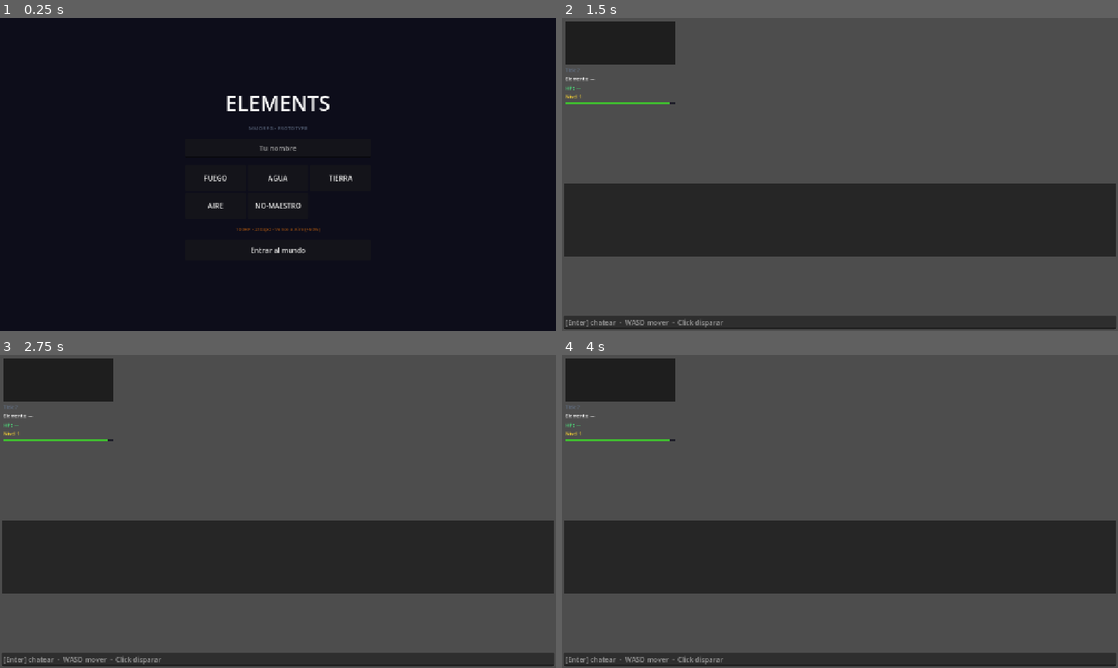
Above: before the commit, frames 1-4 (two rows, left to right).
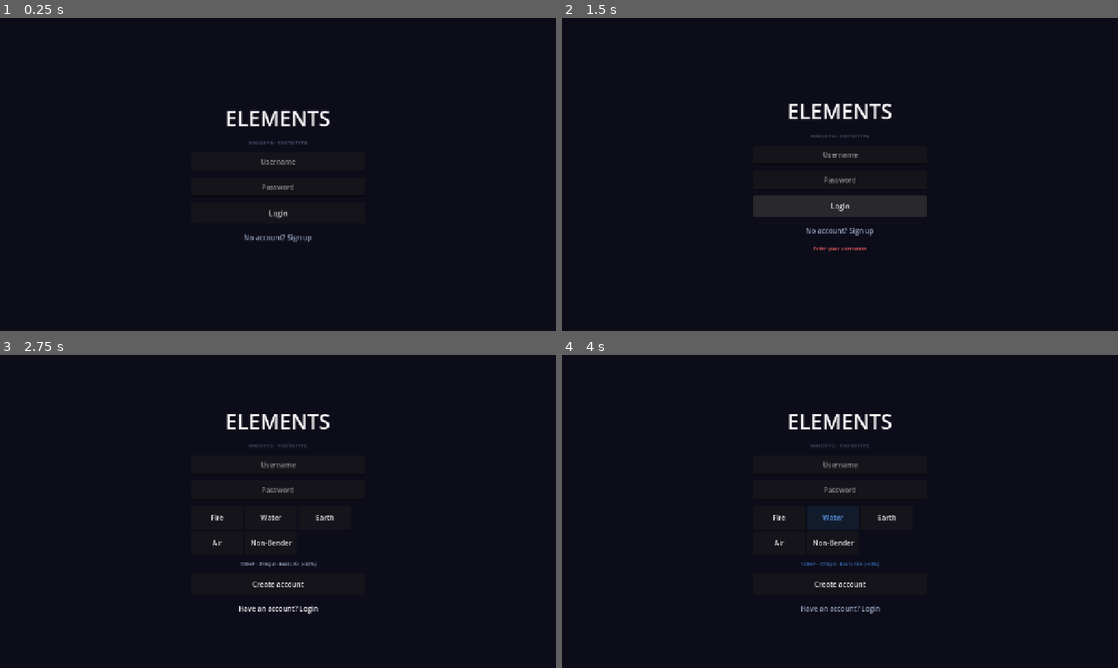
Above: after the commit, the same moments.

Repository: kvinng/elements
Game: Godot game, scene res://scenes/Lobby.tscn
Same seed, same stepped clock (60 frames per second), same inputs: the game is played once before the commit and once after it.
Inputs (mouse positions are in pixels of both pictures, inside the frame that each line leads up to):
- Up to frame 1 (0.25 s): no input
- Up to frame 2 (1.5 s): click (778, 177) at 0.5 s, where only the run before the commit has a clickable "FUEGO"; click "Entrar al mundo" (after the commit: "Login") at 1.25 s
- Up to frame 3 (2.75 s): click (278, 567) at 2 s, where only the run after the commit has a clickable "No account? Sign up"
- Up to frame 4 (4 s): click (778, 517) at 2.75 s, where only the run after the commit has a clickable "Fire"; click (834, 517) at 3.5 s, where only the run after the commit has a clickable "Water"

The runs differ from the first frame. In frame 1, 2.0% of the frame differs, in the area x 36-64%, y 24-76%; in frame 2, 94%, in the area x 0-100%, y 0-100%; in frame 3, 92%; in frame 4, 92%.

Commit message:
feat: persistencia SQLite, auth REST+JWT, i18n y nivel sobre nombre
Servidor:
- store.PlayerStore (interfaz swappable SQLite→PostgreSQL, bcrypt)
- REST auth: POST /api/auth/register y /api/auth/login → JWT 7 días
- WS auth: GET /ws?token=<jwt> — validado antes del upgrade HTTP
- Token minimal (solo playerID); state fresco de DB en cada conexión
- Multi-server: comparten DB_DSN + JWT_SECRET; migración a clave
  asimétrica sin cambios en game servers
- api.go devuelve error_code (máquina), nunca strings en ningún idioma
- SpawnRequest acepta Level+XP para restaurar progreso al reconectar
- Dockerfile multi-stage + docker-compose.yml

Cliente Godot:
- Lobby: toggle login/registro, elemento solo visible al registrar,
  error label rojo, HTTP auth antes de abrir WebSocket
- Network: login()/register() HTTP → JWT → connect_ws(?token=)
- Game: nivel en dorado (Lv.N) encima del nombre (estilo Tibia/Diablo)
- i18n: i18n/es.po + en.po, tr("KEY") en todos los strings visibles;
  añadir idioma = un .po nuevo sin tocar el código

Co-Authored-By: Claude Sonnet 4.6 <noreply@anthropic.com>

Diff:
--- a/client/project.godot
+++ b/client/project.godot
@@ -6,6 +6,11 @@
 [autoload]
 
 Network="*res://scripts/Network.gd"
+
+[internationalization]
+
+locale/translations=PackedStringArray("res://i18n/es.po", "res://i18n/en.po")
+locale/fallback="es"
 
 [application]
 
--- a/client/scenes/Lobby.tscn
+++ b/client/scenes/Lobby.tscn
@@ -24,11 +24,11 @@
 anchor_right = 0.5
 anchor_bottom = 0.5
 offset_left = -200.0
-offset_top = -250.0
+offset_top = -300.0
 offset_right = 200.0
-offset_bottom = 250.0
+offset_bottom = 300.0
 alignment = 1
-theme_override_constants/separation = 16
+theme_override_constants/separation = 14
 
 [node name="Title" type="Label" parent="VBox"]
 layout_mode = 2
@@ -47,9 +47,17 @@
 [node name="NameInput" type="LineEdit" parent="VBox"]
 layout_mode = 2
 custom_minimum_size = Vector2(0, 44)
-placeholder_text = "Tu nombre"
+placeholder_text = "Nombre de usuario"
 alignment = 1
 max_length = 16
+
+[node name="PasswordInput" type="LineEdit" parent="VBox"]
+layout_mode = 2
+custom_minimum_size = Vector2(0, 44)
+placeholder_text = "Contraseña"
+alignment = 1
+max_length = 64
+secret = true
 
 [node name="ElementGrid" type="GridContainer" parent="VBox"]
 layout_mode = 2
@@ -66,4 +74,20 @@
 [node name="EnterBtn" type="Button" parent="VBox"]
 layout_mode = 2
 custom_minimum_size = Vector2(0, 48)
-text = "Entrar al mundo"
+text = "Iniciar sesión"
+
+[node name="ModeBtn" type="Button" parent="VBox"]
+layout_mode = 2
+custom_minimum_size = Vector2(0, 36)
+text = "¿No tienes cuenta? Regístrate"
+flat = true
+theme_override_colors/font_color = Color(0.580, 0.635, 0.722, 1)
+
+[node name="ErrorLabel" type="Label" parent="VBox"]
+layout_mode = 2
+text = ""
+horizontal_alignment = 1
+theme_override_font_sizes/font_size = 12
+theme_override_colors/font_color = Color(0.973, 0.380, 0.380, 1)
+autowrap_mode = 3
+visible = false
--- a/client/scripts/Game.gd
+++ b/client/scripts/Game.gd
@@ -13,7 +13,13 @@
 	Color(0.639, 0.898, 0.208),   # Earth — verde lima
 	Color(0.886, 0.910, 0.941),   # Air   — blanco
 ]
-const EL_NAME := ["No-Maestro", "Fuego", "Agua", "Tierra", "Aire"]
+# Claves de traducción indexadas por ElementType (0=None … 4=Air).
+const EL_NAME_KEY := ["EL_NONE", "EL_FIRE", "EL_WATER", "EL_EARTH", "EL_AIR"]
+
+func _el_name(el: int) -> String:
+	if el < EL_NAME_KEY.size():
+		return tr(EL_NAME_KEY[el])
+	return "?"
 
 # Tileset: decorative_cracks_walls.png (16px, 8 cols × 32 rows).
 # Suelo: tile (5,9) — centro_lum=243, el más brillante del atlas.
@@ -191,10 +197,10 @@
 
 func _on_connected(entity_id: int, player_name: String) -> void:
 	_my_id = entity_id
-	_add_chat_line("Sistema", "Conectado como %s (#%d)" % [player_name, entity_id])
+	_add_chat_line(tr("CHAT_SYSTEM"), tr("CHAT_WELCOME") % [player_name, entity_id])
 
 func _on_disconnected() -> void:
-	_add_chat_line("Sistema", "Desconectado del servidor.")
+	_add_chat_line(tr("CHAT_SYSTEM"), tr("CHAT_DISCONNECTED"))
 
 func _create_entity_node(id: int, kind: int) -> Node2D:
 	var node := Node2D.new()
@@ -253,13 +259,13 @@
 			spr.modulate = col
 
 	if is_me:
-		hp_label.text     = "HP: %d/%d" % [hp, max_hp]
-		el_label.text     = EL_NAME[el_idx] if el_idx < EL_NAME.size() else "?"
+		hp_label.text     = tr("HUD_HP") % [hp, max_hp]
+		el_label.text     = _el_name(el_idx)
 		el_label.modulate = EL_COLOR[el_idx] if el_idx < EL_COLOR.size() else Color.WHITE
-		var lv: int     = int(e.get("level",   1))
-		var xp: int     = int(e.get("xp",      0))
+		var lv: int      = int(e.get("level",   1))
+		var xp: int      = int(e.get("xp",      0))
 		var xp_next: int = int(e.get("xp_next", 50))
-		lv_label.text = "Nivel %d" % lv
+		lv_label.text = tr("HUD_LEVEL") % lv
 		var ratio := clampf(float(xp) / float(max(xp_next, 1)), 0.0, 1.0)
 		xp_bar_fill.size.x = xp_bar_bg.size.x * ratio
 
@@ -275,13 +281,18 @@
 	var color: Color = EL_COLOR[el] if el < EL_COLOR.size() else Color.WHITE
 
 	match kind:
-		0:  # Jugador — nombre y HP bar encima del sprite
+		0:  # Jugador — nivel arriba, nombre abajo, HP bar al fondo
 			var font := ThemeDB.fallback_font
-			var label: String = ename + " [" + (EL_NAME[el] if el < EL_NAME.size() else "?") + "]"
-			node.draw_string(font, Vector2(-32, -PLAYER_R - 22), label,
-					HORIZONTAL_ALIGNMENT_LEFT, -1, 9,
+			var lv: int = node.get_meta("lv", 1)
+			# Nivel (oro) — línea superior, centrado
+			node.draw_string(font, Vector2(0, -PLAYER_R - 30), tr("HUD_LV_SHORT") % lv,
+					HORIZONTAL_ALIGNMENT_CENTER, -1, 8,
+					Color(1.0, 0.85, 0.2))
+			# Nombre — línea inferior, blanco si soy yo, color del elemento si es otro
+			node.draw_string(font, Vector2(0, -PLAYER_R - 20), ename,
+					HORIZONTAL_ALIGNMENT_CENTER, -1, 9,
 					Color.WHITE if is_me else color)
-			_draw_hp_bar(node, PLAYER_R + 8.0, hp, max_hp)
+			_draw_hp_bar(node, PLAYER_R + 12.0, hp, max_hp)
 
 		1:  # Proyectil — cuerpo procedural
 			var R := 5.0 if el != 3 else 8.0
@@ -291,8 +302,8 @@
 		2:  # Mob — HP bar y nivel
 			var mob_lv: int = node.get_meta("lv", 1)
 			var font := ThemeDB.fallback_font
-			node.draw_string(font, Vector2(-8, -PLAYER_R - 22),
-					"Lv%d" % mob_lv, HORIZONTAL_ALIGNMENT_LEFT, -1, 9, color)
+			node.draw_string(font, Vector2(0, -PLAYER_R - 22),
+					tr("HUD_LV_SHORT") % mob_lv, HORIZONTAL_ALIGNMENT_CENTER, -1, 9, color)
 			_draw_hp_bar(node, PLAYER_R + 8.0, hp, max_hp)
 
 		3:  # Item — orbe verde animado
--- a/client/scripts/Lobby.gd
+++ b/client/scripts/Lobby.gd
@@ -1,53 +1,102 @@
-## Lobby.gd — Pantalla de selección de nombre y elemento.
+## Lobby.gd — Login / Registro antes de entrar al juego.
 extends Control
 
+# Datos por elemento: color para UI + clave de traducción para nombre y descripción.
+# Añadir idiomas solo requiere editar los .po, no este código.
 const ELEMENTS := {
-	"fire":  {"label": "FUEGO",      "color": Color(0.976, 0.451, 0.086), "desc": "100HP · 210spd · Vence a Aire (+50%)"},
-	"water": {"label": "AGUA",       "color": Color(0.376, 0.647, 0.980), "desc": "130HP · 170spd · Vence a Fuego (+50%)"},
-	"earth": {"label": "TIERRA",     "color": Color(0.639, 0.898, 0.208), "desc": "160HP · 140spd · Vence a Agua (+50%)"},
-	"air":   {"label": "AIRE",       "color": Color(0.886, 0.910, 0.941), "desc": "70HP · 270spd · Triple disparo · Vence a Tierra (+50%)"},
-	"none":  {"label": "NO-MAESTRO", "color": Color(0.753, 0.518, 0.988), "desc": "100HP · 200spd · Sin ventaja elemental"},
+	"fire":  {"key": "EL_FIRE",  "desc_key": "EL_FIRE_DESC",  "color": Color(0.976, 0.451, 0.086)},
+	"water": {"key": "EL_WATER", "desc_key": "EL_WATER_DESC", "color": Color(0.376, 0.647, 0.980)},
+	"earth": {"key": "EL_EARTH", "desc_key": "EL_EARTH_DESC", "color": Color(0.639, 0.898, 0.208)},
+	"air":   {"key": "EL_AIR",   "desc_key": "EL_AIR_DESC",   "color": Color(0.886, 0.910, 0.941)},
+	"none":  {"key": "EL_NONE",  "desc_key": "EL_NONE_DESC",  "color": Color(0.753, 0.518, 0.988)},
 }
 
+var _mode := "login"       # "login" | "register"
 var _selected_element := "fire"
+var _busy := false
 
-@onready var name_input:   LineEdit = $VBox/NameInput
-@onready var detail_label: Label    = $VBox/DetailLabel
-@onready var enter_btn:    Button   = $VBox/EnterBtn
+@onready var name_input:   LineEdit      = $VBox/NameInput
+@onready var pass_input:   LineEdit      = $VBox/PasswordInput
 @onready var el_grid:      GridContainer = $VBox/ElementGrid
+@onready var detail_label: Label         = $VBox/DetailLabel
+@onready var enter_btn:    Button        = $VBox/EnterBtn
+@onready var mode_btn:     Button        = $VBox/ModeBtn
+@onready var error_label:  Label         = $VBox/ErrorLabel
 
 func _ready() -> void:
+	name_input.placeholder_text = tr("LOBBY_NAME_PLACEHOLDER")
+	pass_input.placeholder_text = tr("LOBBY_PASS_PLACEHOLDER")
 	_build_element_buttons()
 	enter_btn.pressed.connect(_on_enter)
+	mode_btn.pressed.connect(_toggle_mode)
 	name_input.text_submitted.connect(func(_t): _on_enter())
-	_update_detail()
+	pass_input.text_submitted.connect(func(_t): _on_enter())
+	Network.auth_success.connect(_on_auth_success)
+	Network.auth_failed.connect(_on_auth_failed)
+	_apply_mode()
 
 func _build_element_buttons() -> void:
 	for key in ELEMENTS:
 		var info = ELEMENTS[key]
 		var btn := Button.new()
-		btn.text = info["label"]
-		btn.custom_minimum_size = Vector2(140, 60)
+		btn.text = tr(info["key"])
+		btn.custom_minimum_size = Vector2(120, 54)
 		btn.pressed.connect(_select_element.bind(key, btn))
 		btn.set_meta("el_key", key)
 		el_grid.add_child(btn)
 
 func _select_element(key: String, btn: Button) -> void:
 	_selected_element = key
-	# Reset all button modulate
 	for child in el_grid.get_children():
 		child.modulate = Color.WHITE
 	btn.modulate = ELEMENTS[key]["color"]
-	_update_detail()
+	detail_label.text = tr(ELEMENTS[key]["desc_key"])
+	detail_label.modulate = ELEMENTS[key]["color"]
 
-func _update_detail() -> void:
-	var info = ELEMENTS[_selected_element]
-	detail_label.text = info["desc"]
-	detail_label.modulate = info["color"]
+func _toggle_mode() -> void:
+	_mode = "register" if _mode == "login" else "login"
+	_apply_mode()
+
+func _apply_mode() -> void:
+	var is_register := _mode == "register"
+	el_grid.visible      = is_register
+	detail_label.visible = is_register
+	if is_register:
+		detail_label.text = tr(ELEMENTS[_selected_element]["desc_key"])
+	enter_btn.text = tr("LOBBY_BTN_REGISTER") if is_register else tr("LOBBY_BTN_LOGIN")
+	mode_btn.text  = tr("LOBBY_TOGGLE_TO_LOGIN") if is_register else tr("LOBBY_TOGGLE_TO_REGISTER")
+	error_label.visible = false
+	error_label.text = ""
 
 func _on_enter() -> void:
+	if _busy:
+		return
 	var player_name := name_input.text.strip_edges()
+	var password    := pass_input.text
 	if player_name.is_empty():
-		player_name = "Aventurero"
-	Network.connect_to_server(player_name, _selected_element)
+		_show_error(tr("LOBBY_ERR_NAME_EMPTY"))
+		return
+	if password.is_empty():
+		_show_error(tr("LOBBY_ERR_PASS_EMPTY"))
+		return
+	_busy = true
+	enter_btn.disabled = true
+	error_label.visible = false
+
+	if _mode == "login":
+		Network.login(player_name, password)
+	else:
+		Network.register(player_name, password, _selected_element)
+
+func _on_auth_success(_player_data: Dictionary) -> void:
+	Network.connect_ws()
 	get_tree().change_scene_to_file("res://scenes/Game.tscn")
+
+func _on_auth_failed(error: String) -> void:
+	_busy = false
+	enter_btn.disabled = false
+	_show_error(error)
+
+func _show_error(msg: String) -> void:
+	error_label.text = msg
+	error_label.visible = true
--- a/client/scripts/Network.gd
+++ b/client/scripts/Network.gd
@@ -1,30 +1,88 @@
-## Network.gd — Autoload singleton que gestiona la conexión WebSocket con el servidor Go.
-## Emite señales que el resto de escenas escuchan; nunca bloquea.
+## Network.gd — Autoload singleton. Gestiona auth REST y la conexión WebSocket.
 extends Node
 
-signal connected(entity_id: int, name: String)
+signal auth_success(player_data: Dictionary)
+signal auth_failed(error: String)
+signal connected(entity_id: int, player_name: String)
 signal snapshot_received(entities: Array)
 signal map_received(data: Dictionary)
-signal chat_received(entity_id: int, name: String, text: String)
+signal chat_received(entity_id: int, player_name: String, text: String)
 signal disconnected()
 
-const SERVER_URL := "ws://localhost:8080/ws"
+const BASE_URL := "http://localhost:8080"
+const WS_URL   := "ws://localhost:8080/ws"
 
-var _ws := WebSocketPeer.new()
+# Mapeo error_code del servidor → clave de tr().
+# Añadir aquí cualquier código nuevo que el servidor devuelva.
+const ERROR_CODE_KEY := {
+	"name_taken":       "ERR_NAME_TAKEN",
+	"bad_credentials":  "ERR_BAD_CREDENTIALS",
+	"invalid_request":  "ERR_INVALID_REQUEST",
+	"internal_error":   "ERR_INTERNAL_ERROR",
+}
+
+var _ws    := WebSocketPeer.new()
 var _state := WebSocketPeer.STATE_CLOSED
-var _seq := 0
+var _seq   := 0
+var _token := ""
 
-# Conecta al servidor con nombre y elemento elegido en el lobby.
-func connect_to_server(player_name: String, element: String) -> void:
-	var url = "%s?name=%s&element=%s" % [SERVER_URL, player_name.uri_encode(), element]
-	var err = _ws.connect_to_url(url)
+# ── Auth REST ─────────────────────────────────────────────────────────────────
+
+func login(player_name: String, password: String) -> void:
+	_post("/api/auth/login",
+		{"name": player_name, "password": password},
+		_on_auth_response)
+
+func register(player_name: String, password: String, element: String) -> void:
+	_post("/api/auth/register",
+		{"name": player_name, "password": password, "element": element},
+		_on_auth_response)
+
+func _post(path: String, body: Dictionary, callback: Callable) -> void:
+	var http := HTTPRequest.new()
+	add_child(http)
+	http.request_completed.connect(callback.bind(http))
+	var err := http.request(
+		BASE_URL + path,
+		["Content-Type: application/json"],
+		HTTPClient.METHOD_POST,
+		JSON.stringify(body)
+	)
+	if err != OK:
+		http.queue_free()
+		emit_signal("auth_failed", tr("ERR_CONNECT_FAILED"))
+
+func _on_auth_response(result: int, response_code: int, _headers: PackedStringArray,
+		body: PackedByteArray, http: HTTPRequest) -> void:
+	http.queue_free()
+	if result != HTTPRequest.RESULT_SUCCESS:
+		emit_signal("auth_failed", tr("ERR_NETWORK"))
+		return
+	var data = JSON.parse_string(body.get_string_from_utf8())
+	if data == null:
+		emit_signal("auth_failed", tr("ERR_INVALID_RESPONSE"))
+		return
+	if response_code >= 400:
+		var code: String = data.get("error_code", "")
+		var tr_key: String = ERROR_CODE_KEY.get(code, "ERR_UNKNOWN")
+		emit_signal("auth_failed", tr(tr_key))
+		return
+	_token = data.get("token", "")
+	emit_signal("auth_success", data)
+
+# ── WebSocket ─────────────────────────────────────────────────────────────────
+
+func connect_ws() -> void:
+	if _token.is_empty():
+		push_error("Network: connect_ws llamado sin token")
+		return
+	var err = _ws.connect_to_url(WS_URL + "?token=" + _token.uri_encode())
 	if err != OK:
 		push_error("WebSocket connect error: %d" % err)
 
 func disconnect_from_server() -> void:
 	_ws.close()
 
-# Llamar cada frame para procesar mensajes entrantes.
 func _process(_delta: float) -> void:
 	_ws.poll()
 	var new_state = _ws.get_ready_state()
@@ -57,20 +115,21 @@
 				int(msg.get("entity_id", 0)),
 				msg.get("name", ""),
 				msg.get("text", ""))
+		"error":
+			push_error("Server error: " + msg.get("text", ""))
 
-# ── Envío de mensajes ─────────────────────────────────────────────────────────
+# ── Envío ─────────────────────────────────────────────────────────────────────
 
 func send_input(move_x: float, move_y: float, firing: bool, aim_x: float, aim_y: float) -> void:
 	if _ws.get_ready_state() != WebSocketPeer.STATE_OPEN:
 		return
 	_seq += 1
-	var msg := {
+	_ws.send_text(JSON.stringify({
 		"type": "input", "seq": _seq,
 		"move_x": move_x, "move_y": move_y,
 		"fire": firing,
 		"aim_x": aim_x, "aim_y": aim_y,
-	}
-	_ws.send_text(JSON.stringify(msg))
+	}))
 
 func send_chat(text: String) -> void:
 	if _ws.get_ready_state() != WebSocketPeer.STATE_OPEN:
Not shown, added: client/i18n/en.po
Not shown, added: client/i18n/es.po
Not shown, added: docker-compose.yml
Not shown, added: server/Dockerfile
Not shown, changed: server/cmd/server/main.go
Not shown, changed: server/go.mod
Not shown, changed: server/go.sum
Not shown, added: server/internal/auth/auth.go
Not shown, added: server/internal/net/api.go
Not shown, changed: server/internal/net/client.go
Not shown, changed: server/internal/net/hub.go
Not shown, added: server/internal/store/sqlite.go
(and 3 more such lines)
